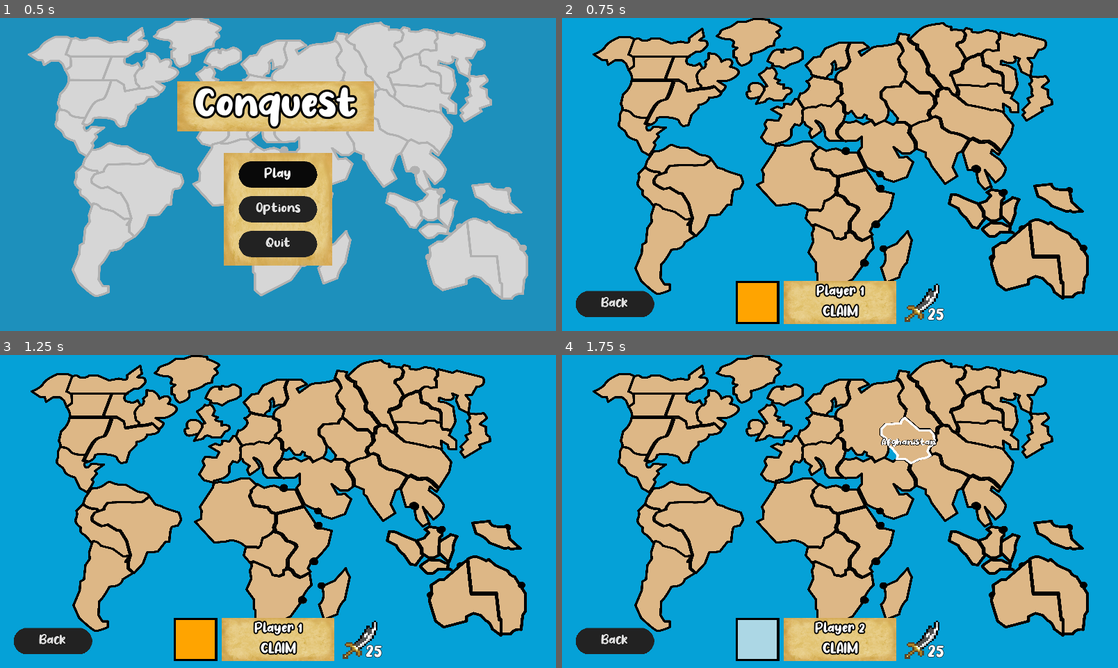
Above: before the commit, frames 1-4 (two rows, left to right).
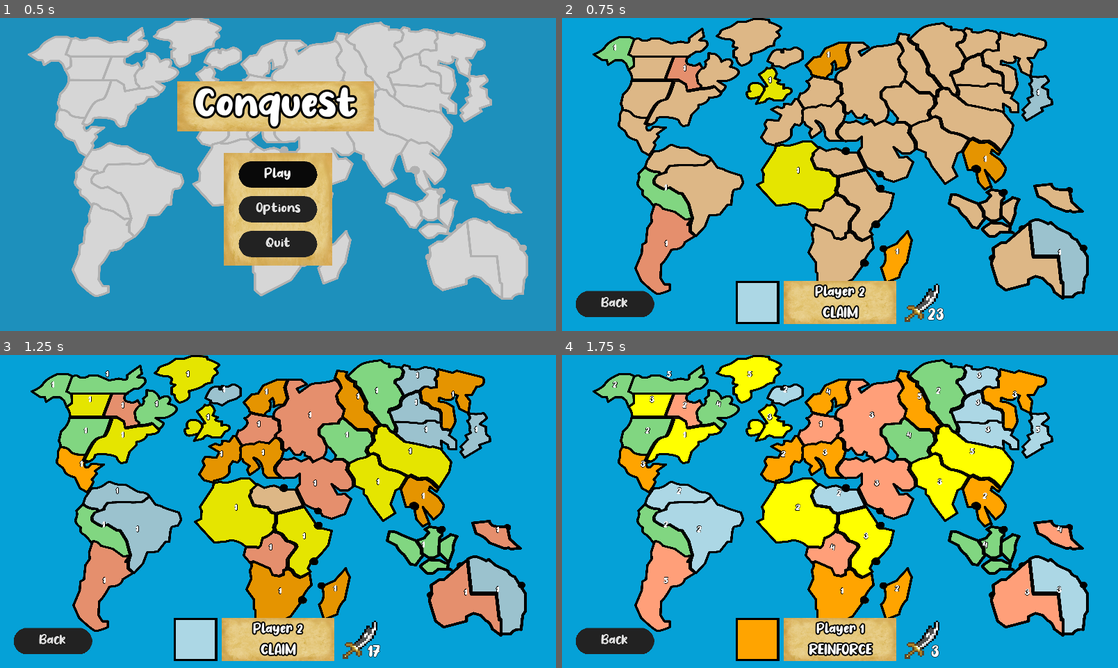
Above: after the commit, the same moments.

Repository: argosopentech/Conquest
Game: Godot game, scene res://Source/Main/Main.tscn
Same seed, same stepped clock (60 frames per second), same inputs: the game is played once before the commit and once after it.
Inputs (mouse positions are in pixels of both pictures, inside the frame that each line leads up to):
- Up to frame 1 (0.5 s): no input
- Up to frame 2 (0.75 s): click "Play" at 0.5 s
- Up to frame 3 (1.25 s): no input
- Up to frame 4 (1.75 s): tap Enter (ui_accept) at 1.25, 1.52 s; move the mouse to (906, 439) at 1.27 s; hold M (move) from 1.28 s (still down); click (906, 439) at 1.42 s

Frame 1 is identical in both runs. In frame 2, 9.1% of the frame differs, in the area x 6-95%, y 6-98%; in frame 3, 33%; in frame 4, 34%, in the area x 6-95%, y 0-98%.

Commit message:
Player HUD: Draft State

Diff:
--- a/Source/Gameplay/Game/Game.gd
+++ b/Source/Gameplay/Game/Game.gd
@@ -10,7 +10,7 @@
 var occupied_countries = 0
 var total_countries = 42
 var number_of_players_placed_all_troops = 0
-var auto_place = false
+var auto_place = true
 
 func _ready():
 	setup()
--- a/Source/Gameplay/HUD/ActivePlayerHUD.tscn
+++ b/Source/Gameplay/HUD/ActivePlayerHUD.tscn
@@ -93,14 +93,14 @@
 
 [node name="MarginTop" type="ColorRect" parent="InfoBorder/Info"]
 margin_right = 260.0
-margin_bottom = 5.0
-rect_min_size = Vector2( 0, 5 )
+margin_bottom = 8.0
+rect_min_size = Vector2( 0, 8 )
 color = Color( 1, 1, 1, 0 )
 
 [node name="Name" type="Label" parent="InfoBorder/Info"]
-margin_top = 9.0
+margin_top = 12.0
 margin_right = 260.0
-margin_bottom = 42.0
+margin_bottom = 45.0
 size_flags_horizontal = 3
 custom_fonts/font = SubResource( 2 )
 text = "Player 1"
@@ -111,16 +111,16 @@
 }
 
 [node name="MarginMid" type="ColorRect" parent="InfoBorder/Info"]
-margin_top = 46.0
+margin_top = 49.0
 margin_right = 260.0
-margin_bottom = 51.0
+margin_bottom = 54.0
 rect_min_size = Vector2( 0, 5 )
 color = Color( 1, 1, 1, 0 )
 
 [node name="State" type="Label" parent="InfoBorder/Info"]
-margin_top = 55.0
+margin_top = 58.0
 margin_right = 260.0
-margin_bottom = 92.0
+margin_bottom = 95.0
 size_flags_horizontal = 3
 custom_fonts/font = SubResource( 5 )
 text = "ATTACK"
--- a/Source/Gameplay/Player/Player.gd
+++ b/Source/Gameplay/Player/Player.gd
@@ -52,6 +52,18 @@
 func decrement_initial_troops():
 	initial_troops -= 1
 	hud.set_reinforcement_label(initial_troops)
+
+func set_reinforcement(amount = 0):
+	reinforcement = amount
+	hud.set_reinforcement_label(reinforcement)
+
+func increment_reinforcement(amount = 1):
+	reinforcement += amount
+	hud.set_reinforcement_label(reinforcement)
+
+func decrement_reinforcement(amount = 1):
+	reinforcement -= amount
+	hud.set_reinforcement_label(reinforcement)
 
 func setup_state():
 	player_state.enter(self)
--- a/Source/Gameplay/StateMachine/PlayerStates/DraftState.gd
+++ b/Source/Gameplay/StateMachine/PlayerStates/DraftState.gd
@@ -13,6 +13,7 @@
 
 func enter(player: Player):
 	.enter(player)
+	player.set_reinforcement()
 	add_reinforcement_amount(player)
 	player.hud.set_player_state(get_class())
 
@@ -21,7 +22,7 @@
 	if default < 3:
 		default = 3
 	print("Player ", player.name, " gets ", default, " troops for occupying ", player.countries_occupied, " countries.")
-	player.reinforcement += default
+	player.increment_reinforcement(default)
 	add_continental_bonus(player)
 	add_first_turn_bonus(player)
 
@@ -29,7 +30,7 @@
 	for continent in bonus_troops.keys():
 		if player.countries_occupied_in_continents[continent] == GamePlay.total_countries_in_continents[continent]:
 			print("Player gets ", bonus_troops[continent], " for occupying ", continent)
-			player.reinforcement += bonus_troops[continent]
+			player.increment_reinforcement(bonus_troops[continent])
 
 func add_first_turn_bonus(player: Player):
 	if player.first_turn:
@@ -37,7 +38,7 @@
 		if player_name > 3:
 			var turn_bonus = player_name % 3
 			print("Player ", player_name, " gets ", turn_bonus, " for being at ", player_name, " position")
-			player.reinforcement += turn_bonus
+			player.increment_reinforcement(turn_bonus)
 		player.first_turn = false
 
 func handle_input(player: Player, input: InputEvent):
